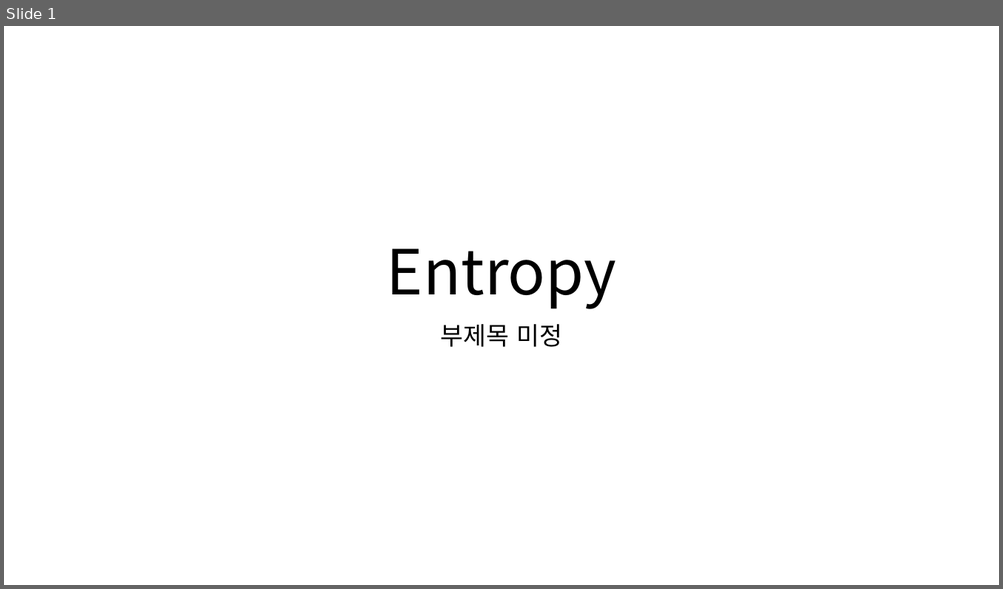
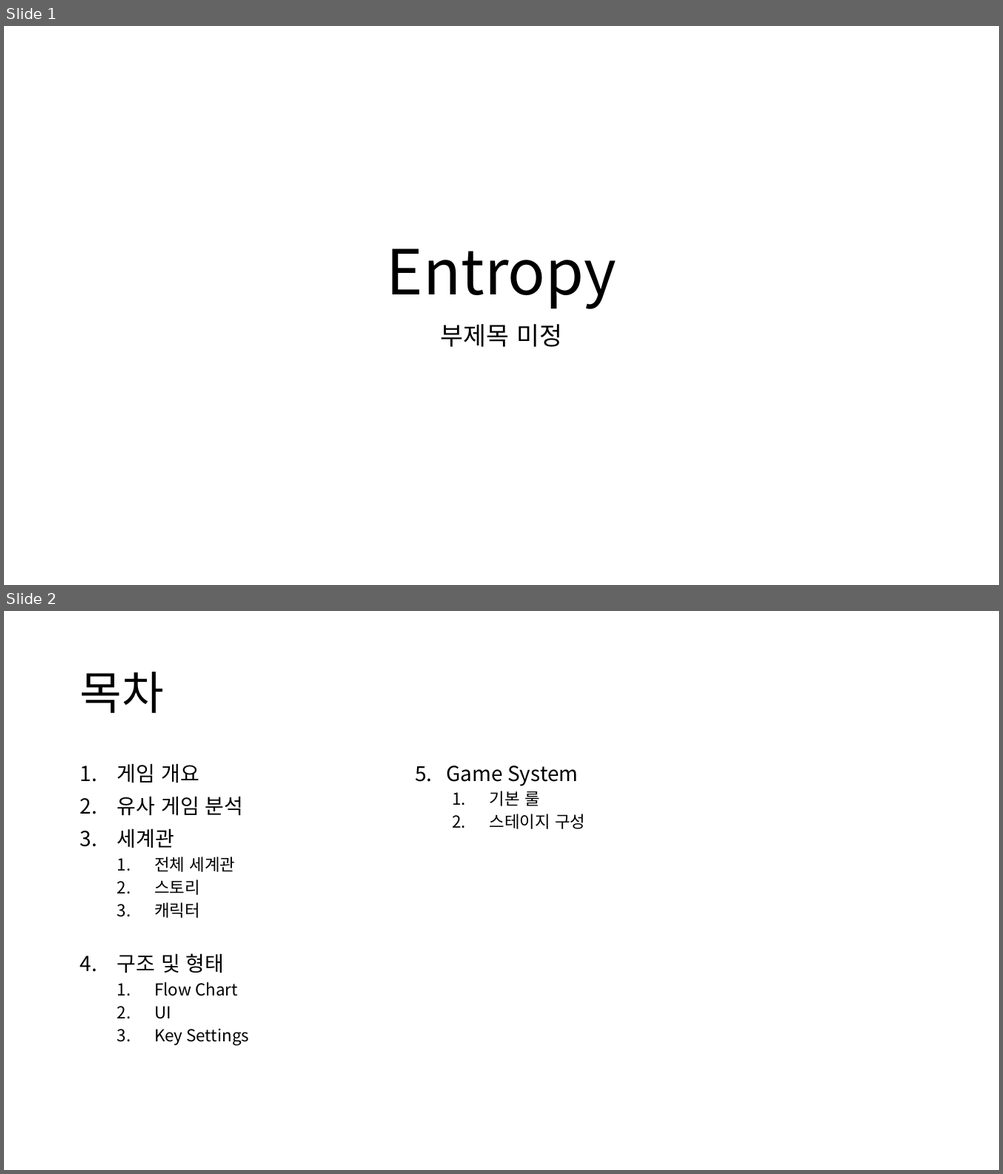
Before and after one commit to CrograNM/Project_Entropy, a slide deck: _문서/_Project Entropy 기획문서.pptx. Shown one above the other, each under a label of ours: slide 1 before the commit, slides 1 and 2 after it. The pictures are 1003x589 and 1003x1174 pixels, drawn with LibreOffice and Linux fonts; fonts in the diff are those of the drawing. Boxes give left, top, right and bottom in pixels: in the first picture for what was removed or moved away, otherwise in the second. Text is boxed around its words. In the diff, an @@ line names an element or a change of style, - is before the commit and + after.

Commit message:
#기획 : 목차 업데이트

```diff
--- a/_문서/_Project Entropy 기획문서.pptx
+++ b/_문서/_Project Entropy 기획문서.pptx
@@ slide 2 added at box(4, 611, 999, 1170), background #FFFFFF @@
@@ title added at box(79, 672, 163, 713), 44 pt, text #000000 @@
+목차
@@ text added at box(117, 763, 250, 1046), 16 pt, text #000000 @@
+1. 게임 개요
+2. 유사 게임 분석
+3. 세계관
+  1. 전체 세계관
+  2. 스토리
+  3. 캐릭터
+4. 구조 및 형태
+  1. Flow Chart
+  2. UI
+  3. Key Settings
@@ text added at box(415, 766, 585, 829), 20 pt, text #000000 @@
+5. Game System
+  1. 기본 룰
+  2. 스테이지 구성
```
Also in this commit, not shown: 1 slide removed.
